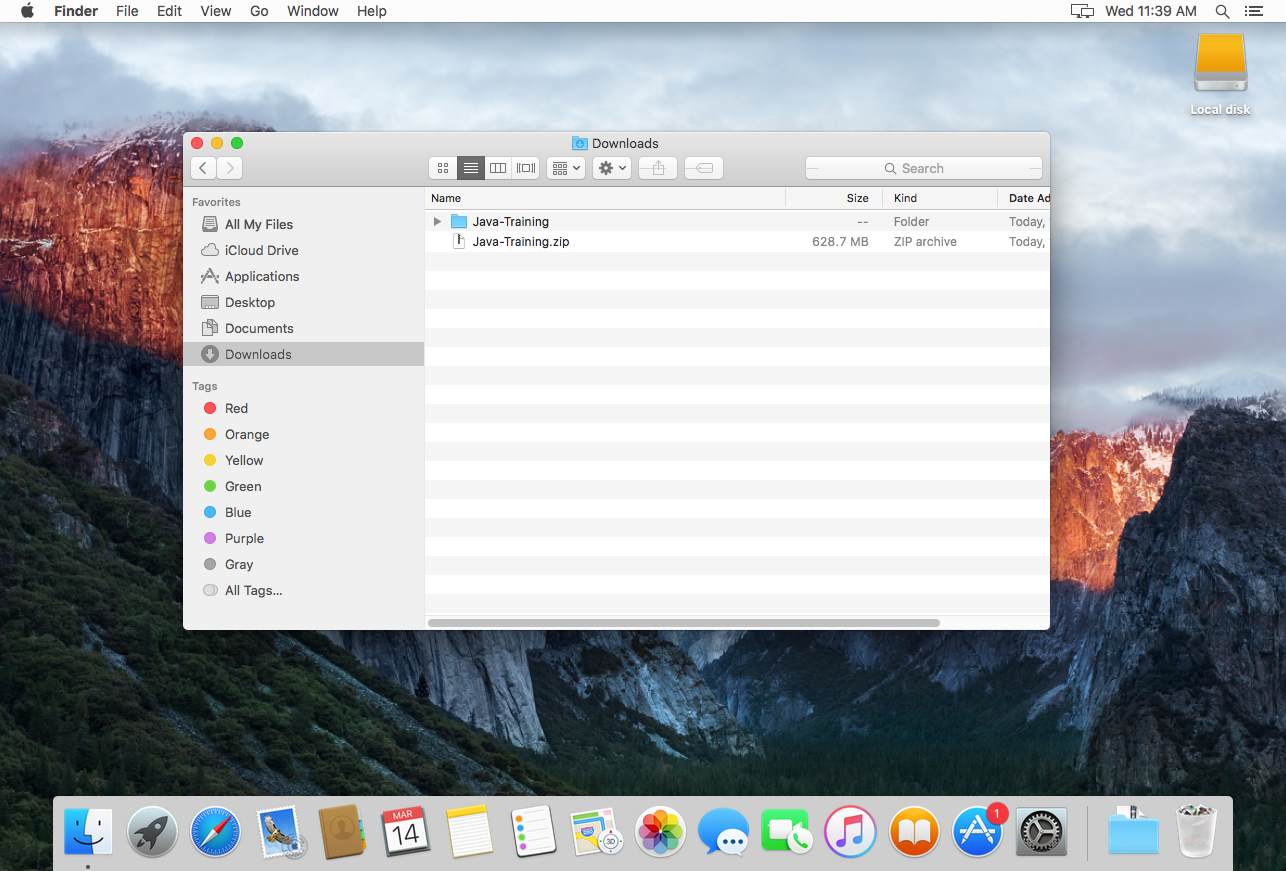
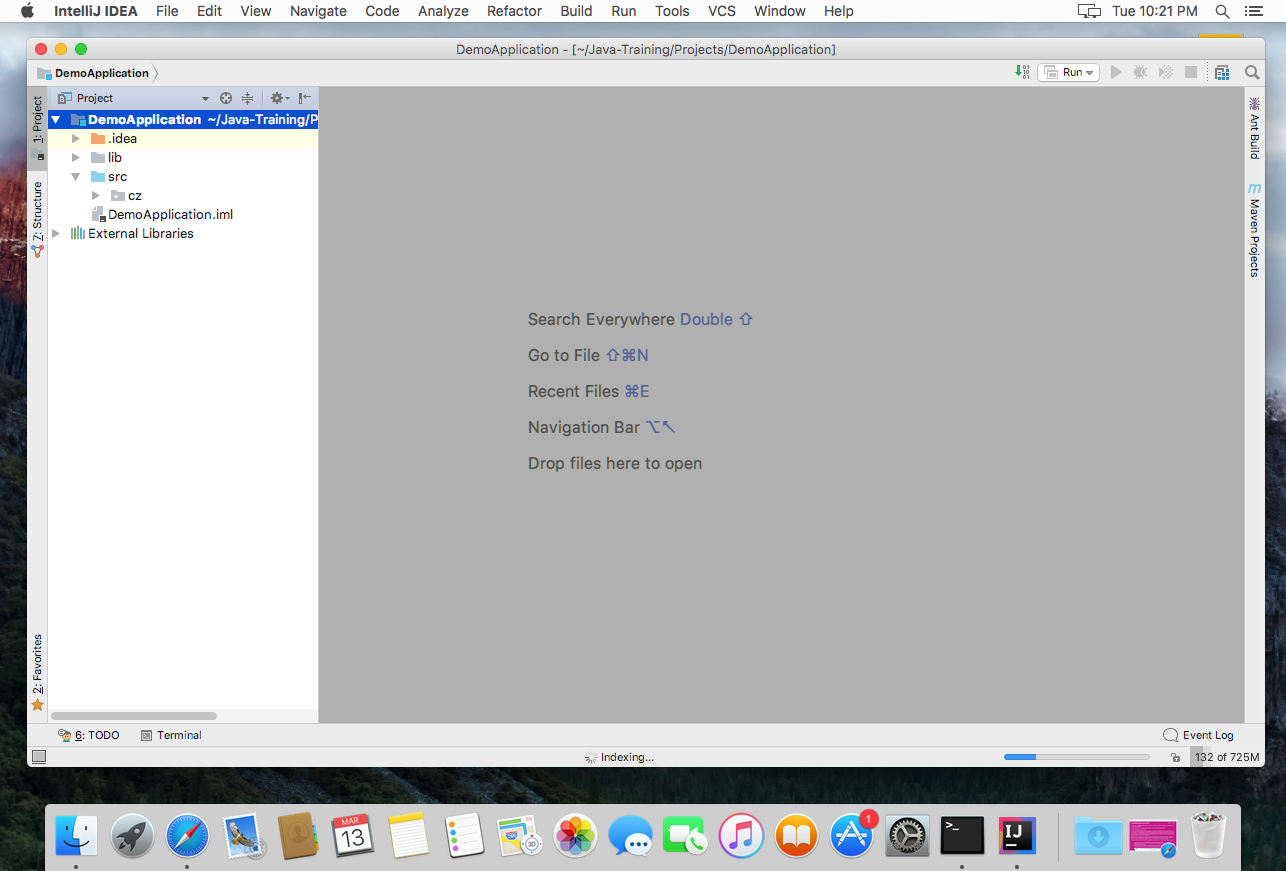
The second 1286 x 871 image is a revision of the first. Changes to its layers:
added layer "Layer 3" above "Layer 2" over <box>0,4,1286,871</box>
added layer "Layer 2" above "Layer 1" over <box>0,4,1286,871</box>
painted on "Layer 1" over <box>0,4,1286,871</box>
